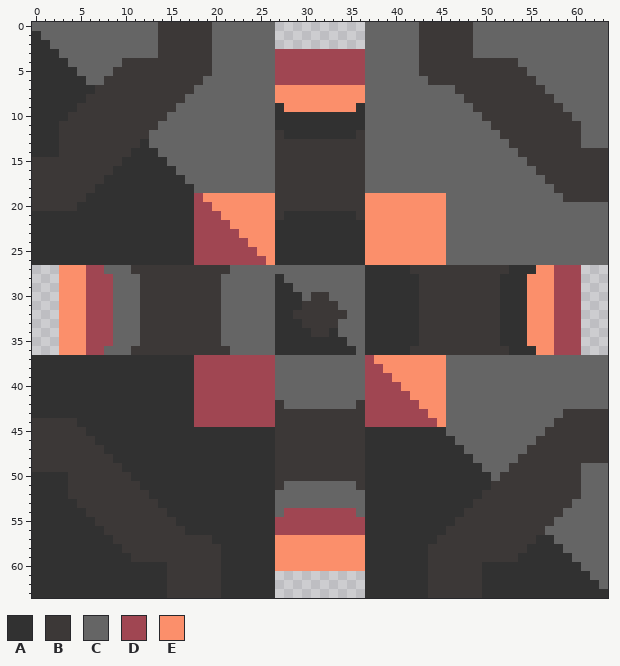
Pixel-art sprite: sprites/blocks/crafters/multi-crafter.png. Above, as it was before the edit.
The file is 64x64 pixels.
Palette (. is transparent): A #313131  B #3c3837  C #656565  D #a04652  E #fb8f6b
Pixels before, first column x 0:
 0 CCCCCCCCCCCCCCBBBBBBCCCCCCC..........CCCCCCBBBBBBCCCCCCCCCCCCCCC
 1 ACCCCCCCCCCCCCBBBBBBCCCCCCC..........CCCCCCBBBBBBCCCCCCCCCCCCCCC
 2 AACCCCCCCCCCCCBBBBBBCCCCCCC..........CCCCCCBBBBBBCCCCCCCCCCCCCCC
 3 AAACCCCCCCCCCCBBBBBBCCCCCCCDDDDDDDDDDCCCCCCBBBBBBCCCCCCCCCCCCCCC
 4 AAAACCCCCCBBBBBBBBBBCCCCCCCDDDDDDDDDDCCCCCCBBBBBBBBBBBCCCCCCCCCC
 5 AAAAACCCCBBBBBBBBBBBCCCCCCCDDDDDDDDDDCCCCCCBBBBBBBBBBBBCCCCCCCCC
 6 AAAAAACCBBBBBBBBBBBCCCCCCCCDDDDDDDDDDCCCCCCCBBBBBBBBBBBBCCCCCCCC
 7 AAAAAAABBBBBBBBBBBCCCCCCCCCEEEEEEEEEECCCCCCCCCCBBBBBBBBBBCCCCCCC
 8 AAAAAABBBBBBBBBBBCCCCCCCCCCEEEEEEEEEECCCCCCCCCCCBBBBBBBBBBCCCCCC
 9 AAAAABBBBBBBBBBBCCCCCCCCCCCAEEEEEEEEACCCCCCCCCCCCBBBBBBBBBBCCCCC
10 AAAABBBBBBBBBBBCCCCCCCCCCCCAAAAAAAAAACCCCCCCCCCCCCBBBBBBBBBBCCCC
11 AAABBBBBBBBBBBCCCCCCCCCCCCCAAAAAAAAAACCCCCCCCCCCCCCBBBBBBBBBBCCC
12 AAABBBBBBBBBBCCCCCCCCCCCCCCBAAAAAAAABCCCCCCCCCCCCCCCBBBBBBBBBCCC
13 AAABBBBBBBBBACCCCCCCCCCCCCCBBBBBBBBBBCCCCCCCCCCCCCCCCBBBBBBBBCCC
14 AAABBBBBBBBAAACCCCCCCCCCCCCBBBBBBBBBBCCCCCCCCCCCCCCCCCBBBBBBBBBB
15 BBBBBBBBBBAAAAACCCCCCCCCCCCBBBBBBBBBBCCCCCCCCCCCCCCCCCCBBBBBBBBB
16 BBBBBBBBBAAAAAAACCCCCCCCCCCBBBBBBBBBBCCCCCCCCCCCCCCCCCCCBBBBBBBB
17 BBBBBBBBAAAAAAAAACCCCCCCCCCBBBBBBBBBBCCCCCCCCCCCCCCCCCCCCBBBBBBB
18 BBBBBBBAAAAAAAAAAACCCCCCCCCBBBBBBBBBBCCCCCCCCCCCCCCCCCCCCCBBBBBB
19 BBBBBBAAAAAAAAAAAADEEEEEEEEBBBBBBBBBBEEEEEEEEECCCCCCCCCCCCCBBBBB
20 BBBBBAAAAAAAAAAAAADDEEEEEEEBBBBBBBBBBEEEEEEEEECCCCCCCCCCCCCCCCCC
21 AAAAAAAAAAAAAAAAAADDDEEEEEEBAAAAAAAABEEEEEEEEECCCCCCCCCCCCCCCCCC
22 AAAAAAAAAAAAAAAAAADDDDEEEEEAAAAAAAAAAEEEEEEEEECCCCCCCCCCCCCCCCCC
23 AAAAAAAAAAAAAAAAAADDDDDEEEEAAAAAAAAAAEEEEEEEEECCCCCCCCCCCCCCCCCC
24 AAAAAAAAAAAAAAAAAADDDDDDEEEAAAAAAAAAAEEEEEEEEECCCCCCCCCCCCCCCCCC
25 AAAAAAAAAAAAAAAAAADDDDDDDEEAAAAAAAAAAEEEEEEEEECCCCCCCCCCCCCCCCCC
26 AAAAAAAAAAAAAAAAAADDDDDDDDEAAAAAAAAAAEEEEEEEEECCCCCCCCCCCCCCCCCC
27 ...EEEDDCCCBBBBBBBBBBBCCCCCCCCCCCCCCCAAAAABBBBBBBBBBBAAAEEDDD...
28 ...EEEDDDCCCBBBBBBBBBCCCCCCACCCCCCCCCAAAAAABBBBBBBBBAAAEEEDDD...
29 ...EEEDDDCCCBBBBBBBBBCCCCCCAACCCCCCCCAAAAAABBBBBBBBBAAAEEEDDD...
30 ...EEEDDDCCCBBBBBBBBBCCCCCCAAACBBCCCCAAAAAABBBBBBBBBAAAEEEDDD...
31 ...EEEDDDCCCBBBBBBBBBCCCCCCAAABBBBCCCAAAAAABBBBBBBBBAAAEEEDDD...
32 ...EEEDDDCCCBBBBBBBBBCCCCCCAABBBBBBCCAAAAAABBBBBBBBBAAAEEEDDD...
33 ...EEEDDDCCCBBBBBBBBBCCCCCCAAABBBBCCCAAAAAABBBBBBBBBAAAEEEDDD...
34 ...EEEDDDCCCBBBBBBBBBCCCCCCAAAABBACCCAAAAAABBBBBBBBBAAAEEEDDD...
35 ...EEEDDDCCCBBBBBBBBBCCCCCCAAAAAAAACCAAAAAABBBBBBBBBAAAEEEDDD...
36 ...EEEDDCCCBBBBBBBBBBBCCCCCAAAAAAAAACAAAAABBBBBBBBBBBAAAEEDDD...
37 AAAAAAAAAAAAAAAAAADDDDDDDDDCCCCCCCCCCDEEEEEEEECCCCCCCCCCCCCCCCCC
38 AAAAAAAAAAAAAAAAAADDDDDDDDDCCCCCCCCCCDDEEEEEEECCCCCCCCCCCCCCCCCC
39 AAAAAAAAAAAAAAAAAADDDDDDDDDCCCCCCCCCCDDDEEEEEECCCCCCCCCCCCCCCCCC
40 AAAAAAAAAAAAAAAAAADDDDDDDDDCCCCCCCCCCDDDDEEEEECCCCCCCCCCCCCCCCCC
41 AAAAAAAAAAAAAAAAAADDDDDDDDDCCCCCCCCCCDDDDDEEEECCCCCCCCCCCCCCCCCC
42 AAAAAAAAAAAAAAAAAADDDDDDDDDBCCCCCCCCBDDDDDDEEECCCCCCCCCCCCCCCCCC
43 AAAAAAAAAAAAAAAAAADDDDDDDDDBBBBBBBBBBDDDDDDDEECCCCCCCCCCCCCBBBBB
44 BBBBBAAAAAAAAAAAAADDDDDDDDDBBBBBBBBBBDDDDDDDDECCCCCCCCCCCCBBBBBB
45 BBBBBBAAAAAAAAAAAAAAAAAAAAABBBBBBBBBBAAAAAAAAACCCCCCCCCCCBBBBBBB
46 BBBBBBBAAAAAAAAAAAAAAAAAAAABBBBBBBBBBAAAAAAAAAACCCCCCCCCBBBBBBBB
47 BBBBBBBBAAAAAAAAAAAAAAAAAAABBBBBBBBBBAAAAAAAAAAACCCCCCCBBBBBBBBB
48 BBBBBBBBBAAAAAAAAAAAAAAAAAABBBBBBBBBBAAAAAAAAAAAACCCCCBBBBBBBBBB
49 BBBBBBBBBBAAAAAAAAAAAAAAAAABBBBBBBBBBAAAAAAAAAAAAACCCBBBBBBBBCCC
50 AAAABBBBBBBAAAAAAAAAAAAAAAABBBBBBBBBBAAAAAAAAAAAAAACBBBBBBBBBCCC
51 AAAABBBBBBBBAAAAAAAAAAAAAAABCCCCCCCCBAAAAAAAAAAAAAABBBBBBBBBBCCC
52 AAAABBBBBBBBBAAAAAAAAAAAAAACCCCCCCCCCAAAAAAAAAAAAABBBBBBBBBBBCCC
53 AAAAABBBBBBBBBAAAAAAAAAAAAACCCCCCCCCCAAAAAAAAAAAABBBBBBBBBBBCCCC
54 AAAAAABBBBBBBBBAAAAAAAAAAAACDDDDDDDDCAAAAAAAAAAABBBBBBBBBBBCCCCC
55 AAAAAAABBBBBBBBBAAAAAAAAAAADDDDDDDDDDAAAAAAAAAABBBBBBBBBBBCCCCCC
56 AAAAAAAABBBBBBBBBAAAAAAAAAADDDDDDDDDDAAAAAAAAABBBBBBBBBBBCCCCCCC
57 AAAAAAAAABBBBBBBBBBBAAAAAAAEEEEEEEEEEAAAAAAAABBBBBBBBBBBAACCCCCC
58 AAAAAAAAAABBBBBBBBBBBAAAAAAEEEEEEEEEEAAAAAAABBBBBBBBBBBAAAACCCCC
59 AAAAAAAAAAABBBBBBBBBBAAAAAAEEEEEEEEEEAAAAAAABBBBBBBBBBAAAAAACCCC
60 AAAAAAAAAAAAAAABBBBBBAAAAAAEEEEEEEEEEAAAAAAABBBBBBAAAAAAAAAAACCC
61 AAAAAAAAAAAAAAABBBBBBAAAAAA..........AAAAAAABBBBBBAAAAAAAAAAAACC
62 AAAAAAAAAAAAAAABBBBBBAAAAAA..........AAAAAAABBBBBBAAAAAAAAAAAAAC
63 AAAAAAAAAAAAAAABBBBBBAAAAAA..........AAAAAAABBBBBBAAAAAAAAAAAAAA
Once edited:
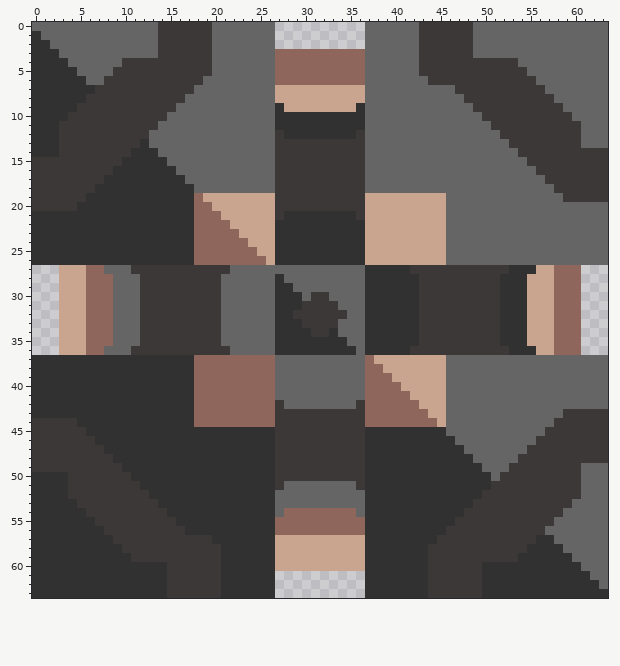
The edit:
colour D: #a04652 -> #8f665b
colour E: #fb8f6b -> #c9a58f
Where, in picture pixels (left, top, right, bottom), the same in both pictures:
changed: (275, 49, 365, 112)
changed: (194, 193, 275, 265)
changed: (365, 193, 446, 265)
changed: (59, 265, 113, 355)
changed: (527, 265, 581, 355)
changed: (194, 355, 275, 427)
changed: (365, 355, 446, 427)
changed: (275, 508, 365, 571)
